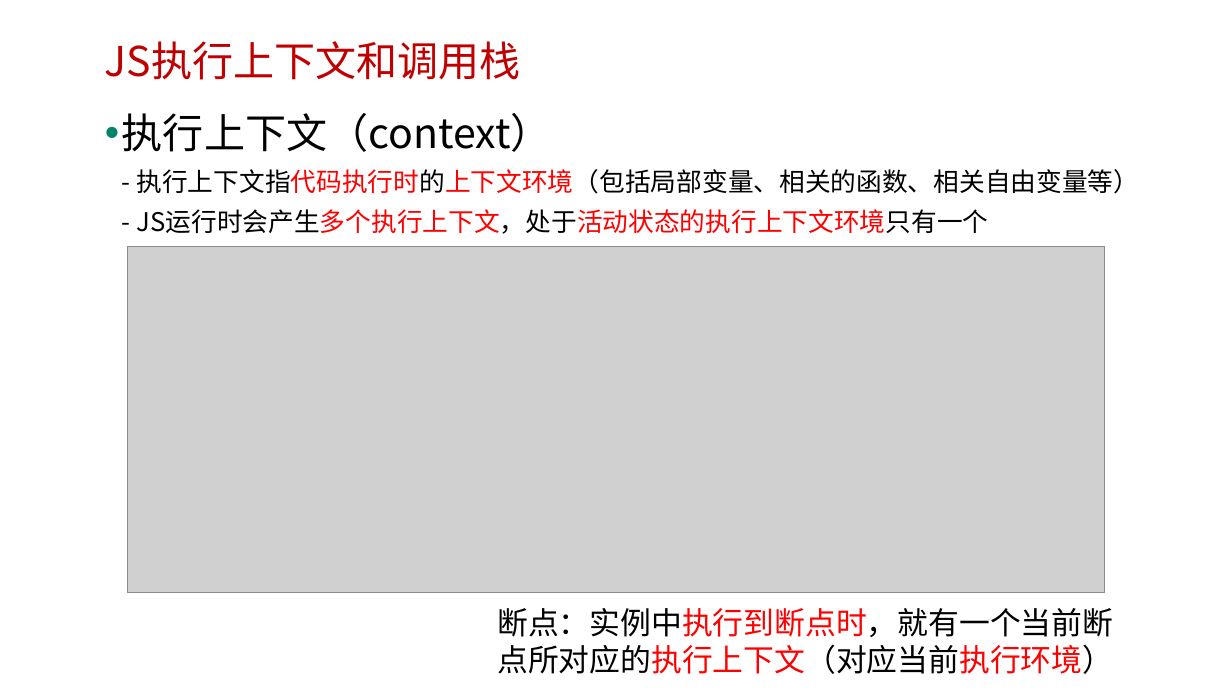
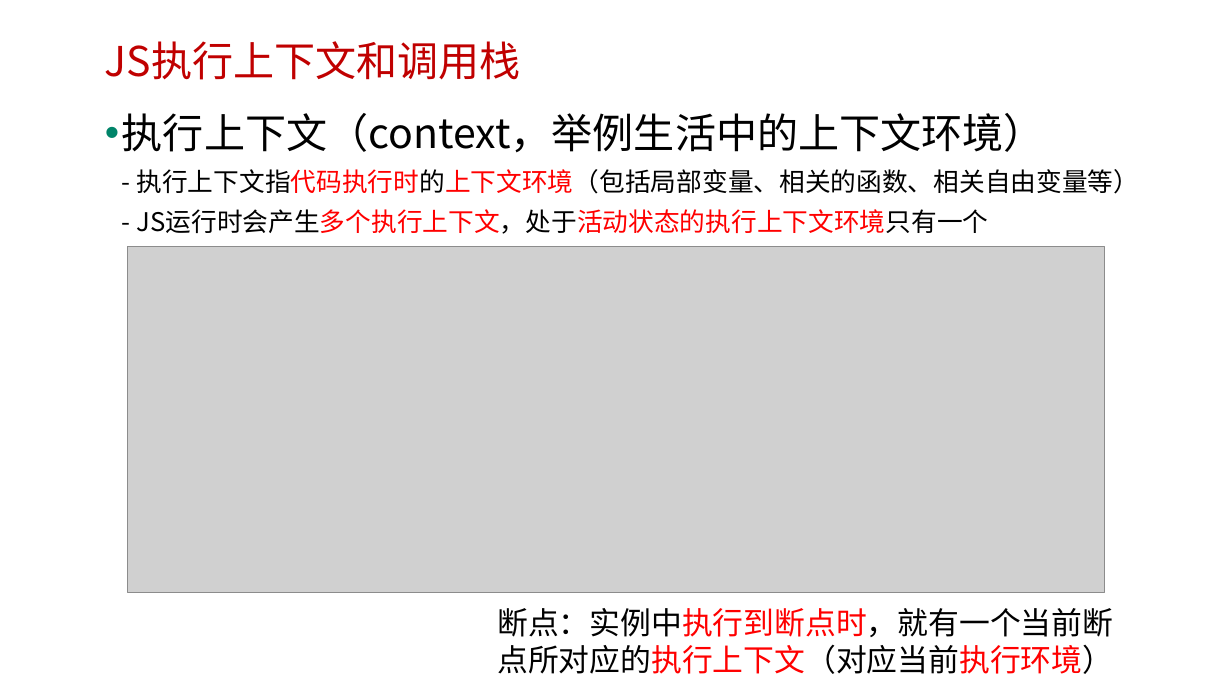
Before and after one commit to edu2act/course-javascript-advanced, a slide deck: slide 9 of 课程PPT/10.JS作用域及执行上下文.pptx. Drawn at 1232x693 pixels with LibreOffice and Linux fonts; fonts in the diff are those of the drawing; grey boxes stand for pictures; background and template pictures are left out. Boxes give left, top, right and bottom in pixels: in the first picture for what was removed or moved away, otherwise in the second. Text is boxed around its words. In the diff, an @@ line names an element or a change of style, - is before the commit and + after.

```diff
--- a/课程PPT/10.JS作用域及执行上下文.pptx
+++ b/课程PPT/10.JS作用域及执行上下文.pptx
@@ text at bbox=[122, 113, 1140, 234]: text changed @@
-• 执行上下文（context）
-  - 执行上下文指代码执行时的上下文环境（包括局部变量、相关的函数、相关自由变量等）
-  - JS运行时会产生多个执行上下文，处于活动状态的执行上下文环境只有一个
+• 执行上下文（context，举例生活中的上下文环境）
+  - 执行上下文指代码执行时的上下文环境（包括局部变量、相关的函数、相关自由变量等）
+  - JS运行时会产生多个执行上下文，处于活动状态的执行上下文环境只有一个
```
Also in this commit, not shown: 1 other slide changed, 1 other file.
